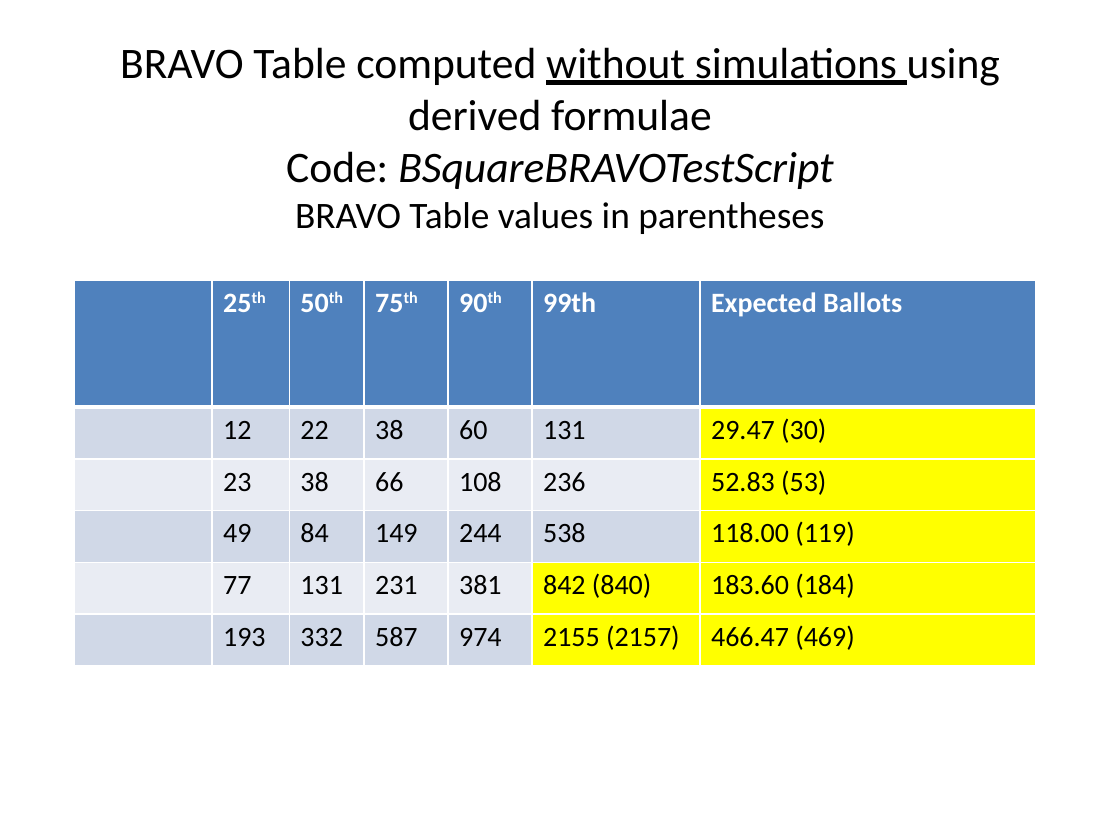
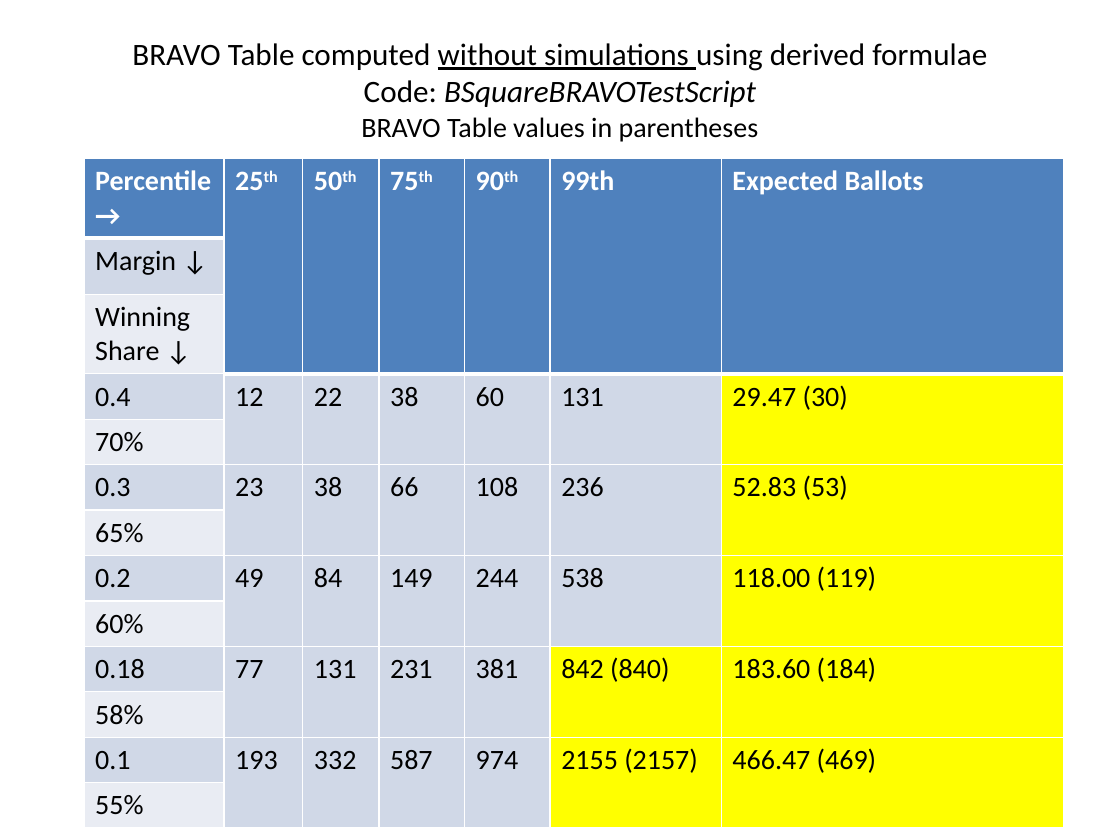
Before and after one commit to gwexploratoryaudits/brla_explore, a slide deck: slide 1 of BSquareAudits/BRAVO Table.pptx. Drawn at 1120x840 pixels with LibreOffice and Linux fonts; fonts in the diff are those of the drawing. Boxes give left, top, right and bottom in pixels: in the first picture for what was removed or moved away, otherwise in the second. Text is boxed around its words. In the diff, an @@ line names an element or a change of style, - is before the commit and + after.

Commit message:
First column values entered

```diff
--- a/BSquareAudits/BRAVO Table.pptx
+++ b/BSquareAudits/BRAVO Table.pptx
@@ title "BRAVO Table computed without simulations ..." moved from (x1=120, y1=47, x2=1000, y2=234) to (x1=132, y1=43, x2=987, y2=142) @@
@@ title "BRAVO Table computed without simulations ..." at (x1=132, y1=43, x2=987, y2=142): size 28 to 20 pt in "BRAVO Table computed without simulations using derived ..."; size 24 to 18 pt in "BRAVO Table values in parentheses" @@
@@ table at (x1=84, y1=159, x2=1063, y2=820) @@
-row 1:  | 25th | 50th | 75th | 90th | 99th | Expected Ballots
-row 2:  | 12 | 22 | 38 | 60 | 131 | 29.47 (30)
-row 3:  | 23 | 38 | 66 | 108 | 236 | 52.83 (53)
-row 4:  | 49 | 84 | 149 | 244 | 538 | 118.00 (119)
-row 5:  | 77 | 131 | 231 | 381 | 842 (840) | 183.60 (184)
-row 6:  | 193 | 332 | 587 | 974 | 2155 (2157) | 466.47 (469)
+row 1: Percentile / → | 25th | 50th | 75th | 90th | 99th | Expected Ballots
+row 2: Margin ↓ |  |  |  |  |  | 
+row 3: Winning Share ↓ |  |  |  |  |  | 
+row 4: 0.4 | 12 | 22 | 38 | 60 | 131 | 29.47 (30)
+row 5: 70% |  |  |  |  |  | 
+row 6: 0.3 | 23 | 38 | 66 | 108 | 236 | 52.83 (53)
+row 7: 65% |  |  |  |  |  | 
+row 8: 0.2 | 49 | 84 | 149 | 244 | 538 | 118.00 (119)
+row 9: 60% |  |  |  |  |  | 
+row 10: 0.18 | 77 | 131 | 231 | 381 | 842 (840) | 183.60 (184)
+row 11: 58% |  |  |  |  |  | 
+row 12: 0.1 | 193 | 332 | 587 | 974 | 2155 (2157) | 466.47 (469)
+row 13: 55% |  |  |  |  |  | 
@@ table resized from (x1=75, y1=280, x2=1037, y2=665) to (x1=84, y1=159, x2=1063, y2=820) @@
```
Also in this commit, not shown: 1 other file.
